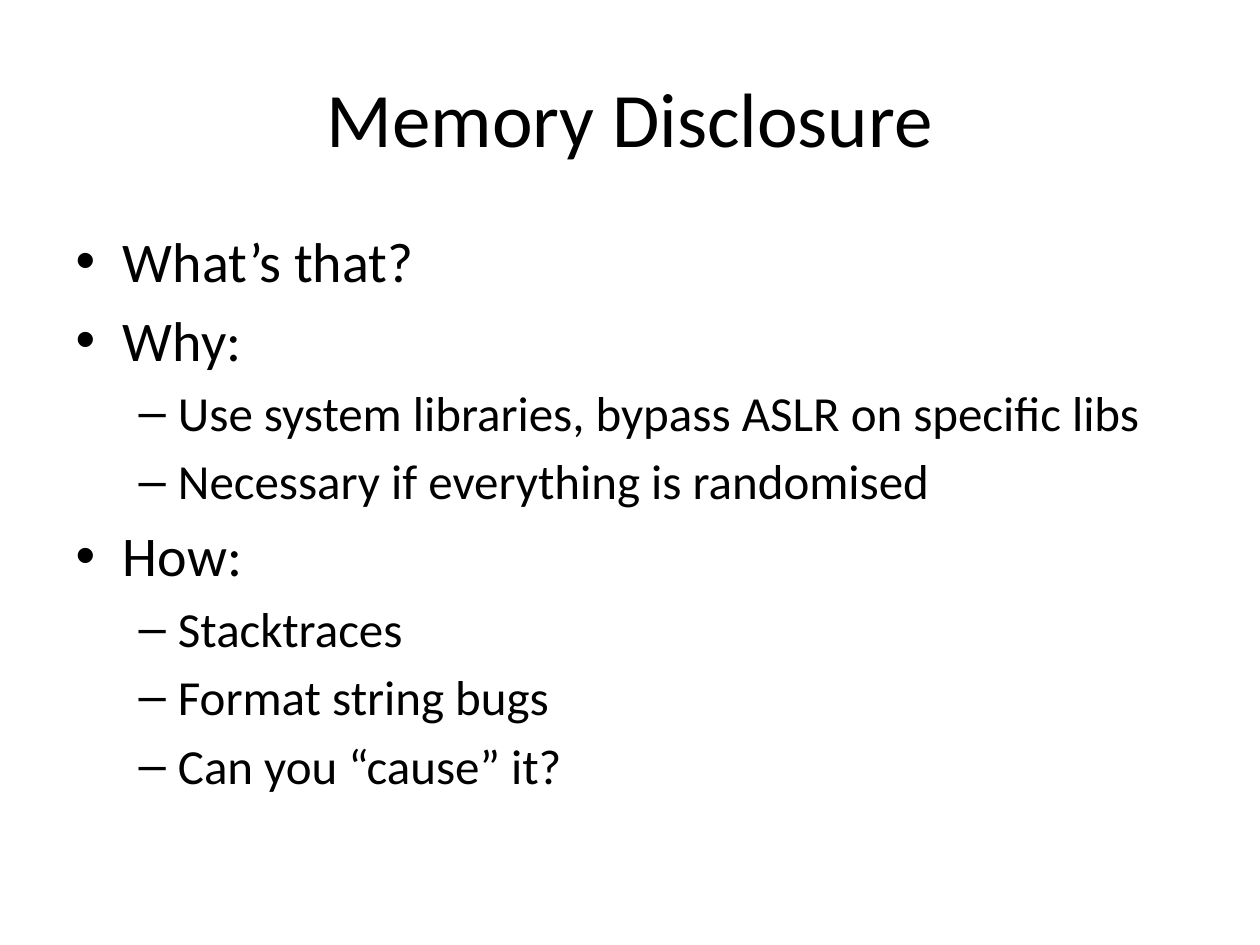
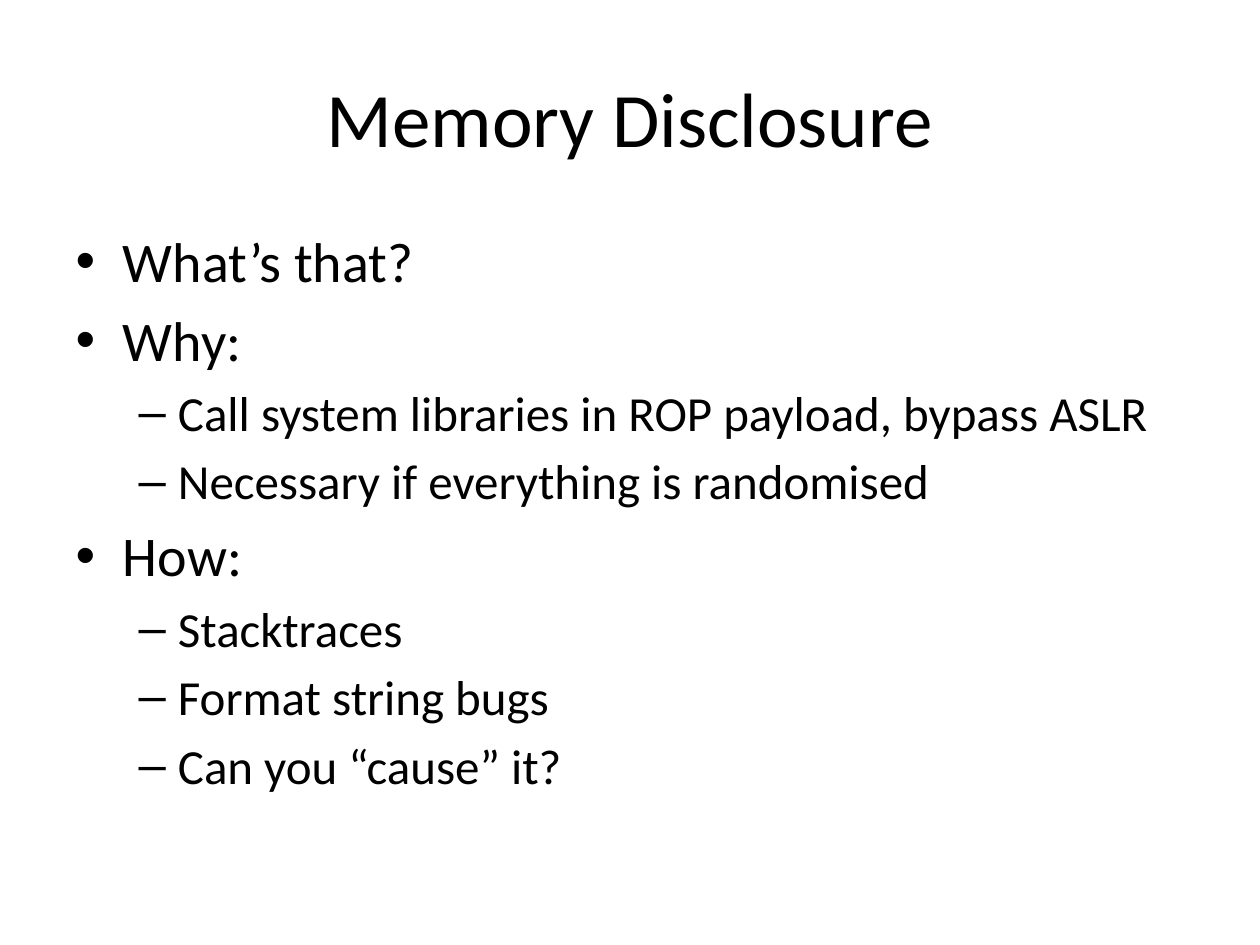
Before and after one commit to m0t/liatioan, a slide deck: slide 10 of slides-2.pptx. Drawn at 1260x945 pixels with LibreOffice and Linux fonts; fonts in the diff are those of the drawing. Boxes give left, top, right and bottom in pixels: in the first picture for what was removed or moved away, otherwise in the second. Text is boxed around its words. In the diff, an @@ line names an element or a change of style, - is before the commit and + after.

```diff
--- a/slides-2.pptx
+++ b/slides-2.pptx
@@ text at bbox=[178, 397, 1147, 439]: text changed @@
-  – Use system libraries, bypass ASLR on specific libs
+  – Call system libraries in ROP payload, bypass ASLR
```
Also in this commit, not shown: 3 other slides changed, 1 other file.
